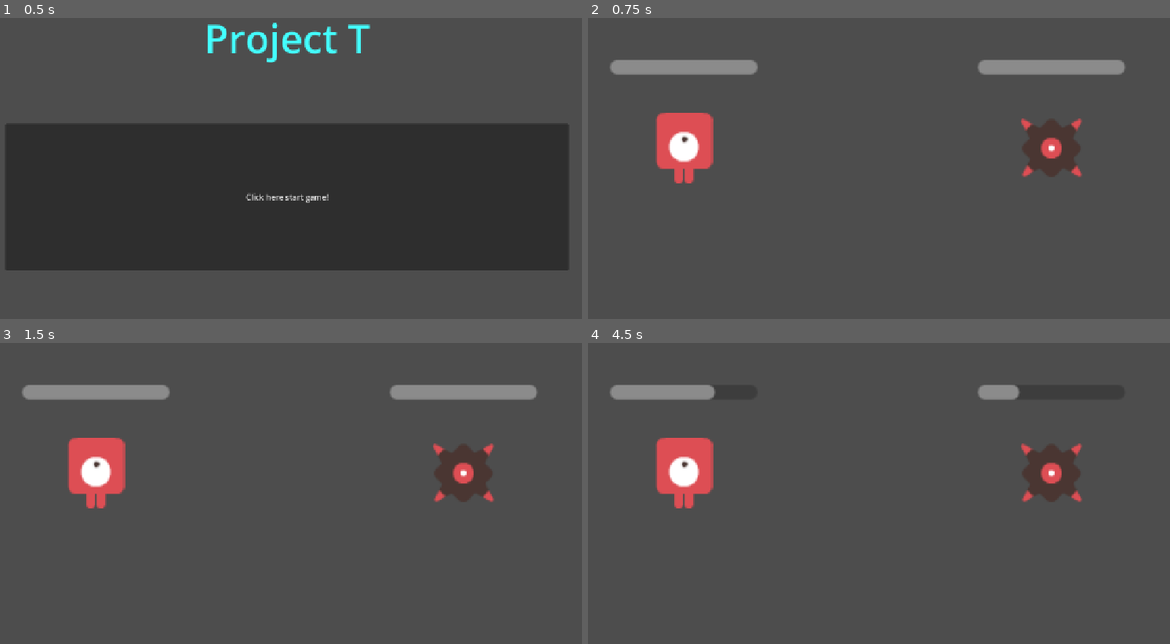
Above: before the commit, frames 1-4 (two rows, left to right).
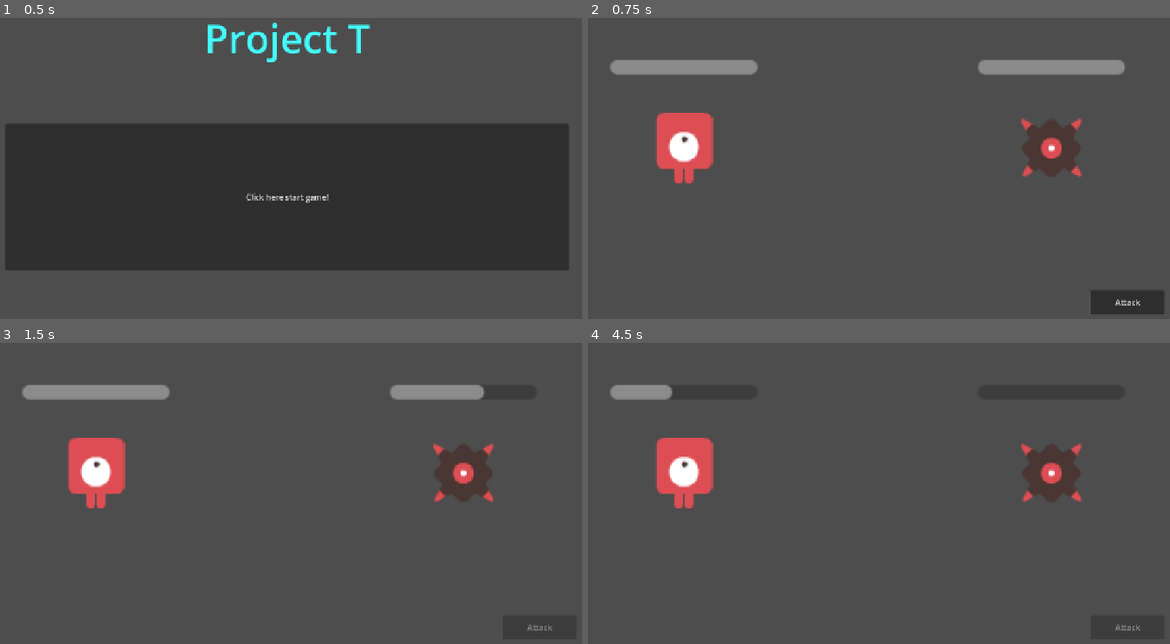
Above: after the commit, the same moments.

Repository: WitsarutH/Godot4_project-t
Game: Godot game, scene res://Scene/Start.tscn
The game is run twice, just before and just after one commit, with the same random seed, the same clock (stepped at 60 frames per second) and the same inputs.
Inputs (mouse positions are in pixels of both pictures, inside the frame that each line leads up to):
- Up to frame 1 (0.5 s): no input
- Up to frame 2 (0.75 s): click "Click here start game!" at 0.5 s
- Up to frame 3 (1.5 s): click (541, 625) at 1.25 s, where only the run after the commit has a clickable "Attack"
- Up to frame 4 (4.5 s): tap Enter at 2 s; click (1129, 625) at 2.75 s, where only the run after the commit has a clickable "Attack"; tap Space at 3.5 s; click (1129, 625) at 4.25 s, where only the run after the commit has a clickable "Attack"

Frame 1 is identical in both runs. In frame 2, 1.0% of the frame differs, in the area x 86-99%, y 90-99%; in frame 3, 0.5%; in frame 4, 0.8%.

Commit message:
Add Attack button

Diff:
--- a/Scene/BattleScene.tscn
+++ b/Scene/BattleScene.tscn
@@ -44,3 +44,10 @@
 show_percentage = false
 
 [node name="UI" type="Node2D" parent="." unique_id=2116090310]
+
+[node name="AttackButton" type="Button" parent="UI" unique_id=2084952880]
+offset_left = 1080.0
+offset_top = 650.0
+offset_right = 1230.0
+offset_bottom = 700.0
+text = "Attack"
--- a/Scripts/BattleManager.gd
+++ b/Scripts/BattleManager.gd
@@ -2,21 +2,28 @@
 
 @onready var player = $PlayerSide/Player1
 @onready var enemy = $EnemySide/Enemy1
+@onready var attack_button = $UI/AttackButton
 
-# Called when the node enters the scene tree for the first time.
+var is_player_turn = true
+
 func _ready() -> void:
 	print("=== Battle Start ===")
-	await get_tree().create_timer(1.0).timeout
-	player_turn()
+	attack_button.pressed.connect(_on_attack_pressed)
 
-func player_turn():
-	print("[ เทิร์นผู้เล่น ]")
+func _on_attack_pressed():
+	if not is_player_turn:
+		return
+
+	# ผู้เล่นโจมตี
+	is_player_turn = false
+	attack_button.disabled = true
 	player.attack(enemy)
 
 	if enemy.is_dead():
 		end_battle("Player")
 		return
 
+	# รอแล้วศัตรูโจมตี
 	await get_tree().create_timer(1.0).timeout
 	enemy_turn()
 
@@ -28,9 +35,12 @@
 		end_battle("Enemy")
 		return
 
-	await get_tree().create_timer(1.0).timeout
-	player_turn()
+	# คืนเทิร์นให้ผู้เล่น
+	is_player_turn = true
+	attack_button.disabled = false
+	print("[ เทิร์นผู้เล่น — กดโจมตี ]")
 
 func end_battle(winner):
 	print("=== จบการต่อสู้ ===")
 	print(winner + " ชนะ!")
+	attack_button.disabled = true
